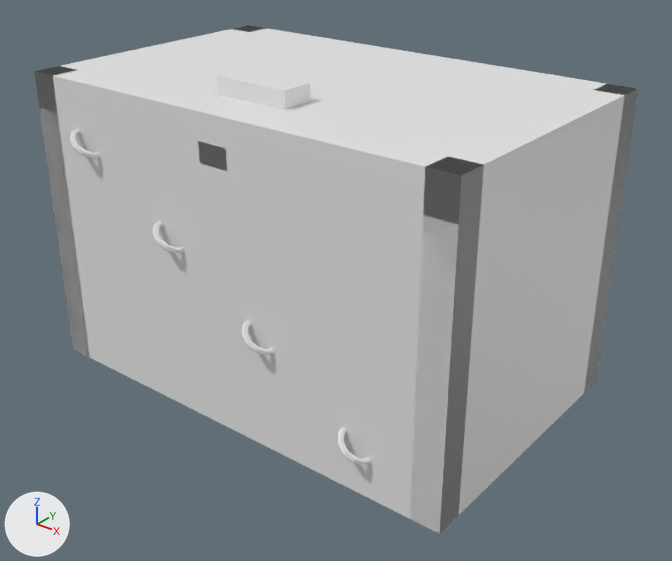
Before and after pictures for a commit that changed the glTF model assets/models/tour_case.glb.
Both versions are drawn from a camera (50 mm lens) standing at (0.842, -1.028, 0.799) and looking at (0.041, -0.028, 0.178). Lighting does not change. The marker at lower left points along +X, +Y and +Z. The first picture is the older version. Vertices at exactly the same position are counted once.

Objects in the first picture: 'Body', 'Chain', 'Lid'.
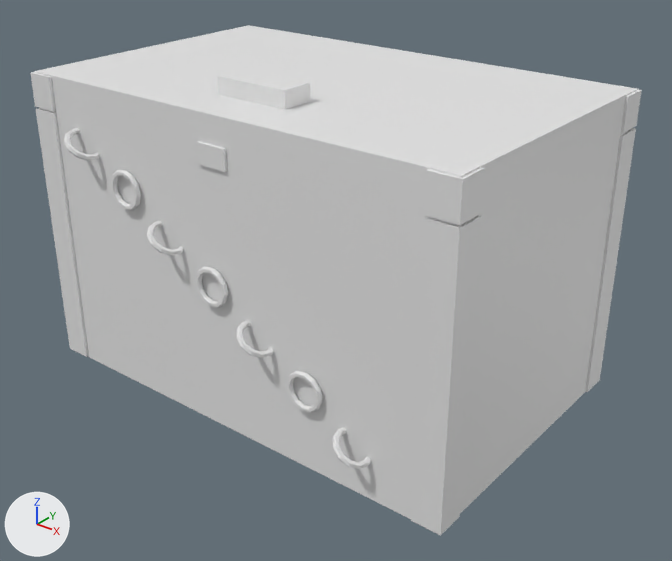
Boxes (x1, y1, x2, y2) around the edits, measured in the pictures (672 x 561 px; the box of a moved part takes in the faces that stretch with it):
'Body', reshaped
    before: (39, 108, 632, 534)
    after: (36, 108, 636, 536)
'Lid', reshaped
    before: (34, 25, 638, 225)
    after: (30, 25, 642, 225)
'Chain', reshaped
    before: (70, 128, 371, 465)
    after: (64, 128, 371, 469)
part 1 of me_cube, added
    after: (36, 108, 88, 357)
part 2 of me_cube, added
    after: (585, 128, 636, 392)
part 3 of me_cube, added
    after: (411, 215, 482, 536)
part 4 of me_cube, deleted
    before: (410, 213, 480, 534)
part 5 of me_cube, deleted
    before: (39, 109, 90, 357)
part 6 of me_cube, deleted
    before: (584, 130, 632, 393)
part 7 of me_cube_006, moved or reshaped
    before: (70, 128, 100, 158)
    after: (64, 128, 100, 160)
part 8 of me_cube_006, moved or reshaped (not visible before)
    after: (111, 170, 141, 210)
part 9 of me_cube_006, moved or reshaped
    before: (152, 221, 184, 253)
    after: (147, 221, 183, 255)
part 10 of me_cube_006, moved or reshaped (not visible before)
    after: (195, 267, 228, 308)
part 11 of me_cube_006, moved or reshaped
    before: (242, 320, 274, 355)
    after: (236, 321, 274, 358)
part 12 of me_cube_006, moved or reshaped (not visible before)
    after: (286, 371, 323, 413)
part 13 of me_cube_006, moved or reshaped
    before: (338, 428, 371, 465)
    after: (333, 428, 371, 469)
part 14 of me_cube_007, added
    after: (30, 72, 56, 112)
part 15 of me_cube_007, added
    after: (621, 89, 642, 133)
part 16 of me_cube_007, added
    after: (424, 167, 485, 225)
part 17 of me_cube_007, deleted
    before: (233, 25, 265, 32)
part 18 of me_cube_007, deleted
    before: (34, 66, 75, 112)
part 19 of me_cube_007, deleted
    before: (594, 84, 638, 135)
part 20 of me_cube_007, deleted
    before: (424, 156, 484, 224)

The change, as a diff of the scene's bpy script:
```diff
--- a/assets/models/tour_case.glb.py
+++ b/assets/models/tour_case.glb.py
@@ me_cube @@
-me_cube.from_pydata(...)  # 48 vertices, 72 faces; spans x -0.37..0.37, y -0.23..0.23, z 0.0..0.42
+me_cube.from_pydata(...)  # 40 vertices, 60 faces; spans x -0.374..0.374, y -0.234..0.234, z 0.0..0.42
+# me_cube part 1: a new loose piece, a box spanning x -0.374..-0.329, y -0.234..-0.189, z 0.002..0.418, in mat_corner (white #e7e7e7)
+# me_cube part 2: a new loose piece, a box spanning x 0.329..0.374, y 0.189..0.234, z 0.002..0.418, in mat_corner (white #e7e7e7)
+# me_cube part 3: a new loose piece, a box spanning x 0.329..0.374, y -0.234..-0.189, z 0.002..0.418, in mat_corner (white #e7e7e7)
+# me_cube part 4: the loose piece of 8 vertices spanning x 0.325..0.37, y -0.23..-0.185, z 0.0..0.42 is deleted
+# me_cube part 5: the loose piece of 8 vertices spanning x -0.37..-0.325, y -0.23..-0.185, z 0.0..0.42 is deleted
+# me_cube part 6: the loose piece of 8 vertices spanning x 0.325..0.37, y 0.185..0.23, z 0.0..0.42 is deleted
+# other edits to the shape of me_cube do not show in these pictures
 me_cube.materials.append(mat_shell)
 me_cube.materials.append(mat_corner)
-me_cube.materials.append(mat_stencil)  # white #e7e7e7
@@ me_cube_006 @@
-me_cube_006.from_pydata(...)  # 640 vertices, 1276 faces; spans x -0.284..0.262, y -0.257..-0.196, z 0.056..0.467
+me_cube_006.from_pydata(...)  # 640 vertices, 1276 faces; spans x -0.284..0.262, y -0.266..-0.206, z 0.056..0.467
+# me_cube_006 part 7: the loose piece of 72 vertices spanning x -0.284..-0.234, y -0.257..-0.196, z 0.367..0.406 is moved by (0.0, -0.01, 0.0)
+# me_cube_006 part 8: the loose piece of 72 vertices spanning x -0.207..-0.146, y -0.23..-0.222, z 0.304..0.365 is moved by (0.0, -0.01, 0.0)
+# me_cube_006 part 9: the loose piece of 72 vertices spanning x -0.119..-0.068, y -0.257..-0.196, z 0.263..0.302 is moved by (0.0, -0.01, 0.0)
+# me_cube_006 part 10: the loose piece of 72 vertices spanning x -0.041..0.019, y -0.23..-0.222, z 0.201..0.261 is moved by (0.0, -0.01, 0.0)
+# me_cube_006 part 11: the loose piece of 72 vertices spanning x 0.046..0.097, y -0.257..-0.196, z 0.16..0.199 is moved by (0.0, -0.01, 0.0)
+# me_cube_006 part 12: the loose piece of 72 vertices spanning x 0.124..0.185, y -0.23..-0.222, z 0.097..0.158 is moved by (0.0, -0.01, 0.0)
+# me_cube_006 part 13: the loose piece of 72 vertices spanning x 0.211..0.262, y -0.257..-0.196, z 0.056..0.095 is moved by (0.0, -0.01, 0.0)
+# other edits to the shape of me_cube_006 do not show in these pictures
 me_cube_006.materials.append(mat_latch)
@@ me_cube_007 @@
-me_cube_007.from_pydata(...)  # 40 vertices, 72 faces; spans x -0.37..0.37, y -0.46..0.0, z 0.0..0.08
+me_cube_007.from_pydata(...)  # 48 vertices, 72 faces; spans x -0.374..0.374, y -0.464..0.004, z 0.0..0.08
+# me_cube_007 part 14: a new loose piece, a box spanning x -0.374..-0.329, y -0.464..-0.419, z 0.002..0.053, in mat_corner (white #e7e7e7)
+# me_cube_007 part 15: a new loose piece, a box spanning x 0.329..0.374, y -0.041..0.004, z 0.002..0.053, in mat_corner (white #e7e7e7)
+# me_cube_007 part 16: a new loose piece, a box spanning x 0.329..0.374, y -0.464..-0.419, z 0.002..0.053, in mat_corner (white #e7e7e7)
+# me_cube_007 part 17: 6 vertices removed from x -0.37..-0.325, y -0.045..0.0, z 0.0..0.055
+# me_cube_007 part 18: 6 vertices removed from x -0.37..-0.325, y -0.46..-0.415, z 0.0..0.055
+# me_cube_007 part 19: 6 vertices removed from x 0.325..0.37, y -0.045..0.0, z 0.0..0.055
+# me_cube_007 part 20: 6 vertices removed from x 0.325..0.37, y -0.46..-0.415, z 0.0..0.055
+# other edits to the shape of me_cube_007 do not show in these pictures
 me_cube_007.materials.append(mat_shell)
```
